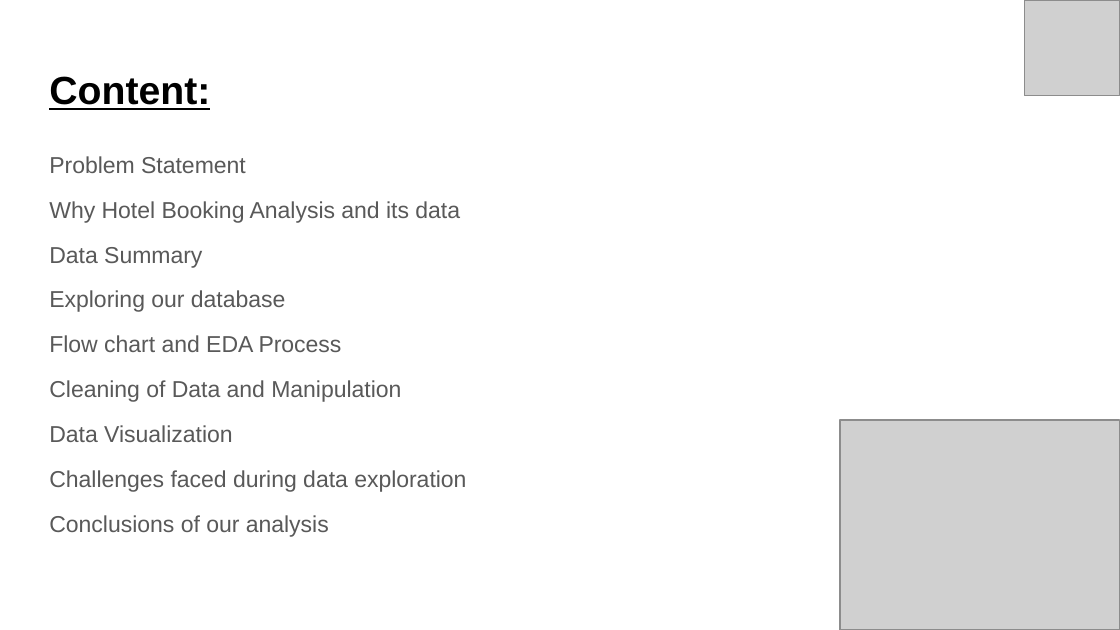
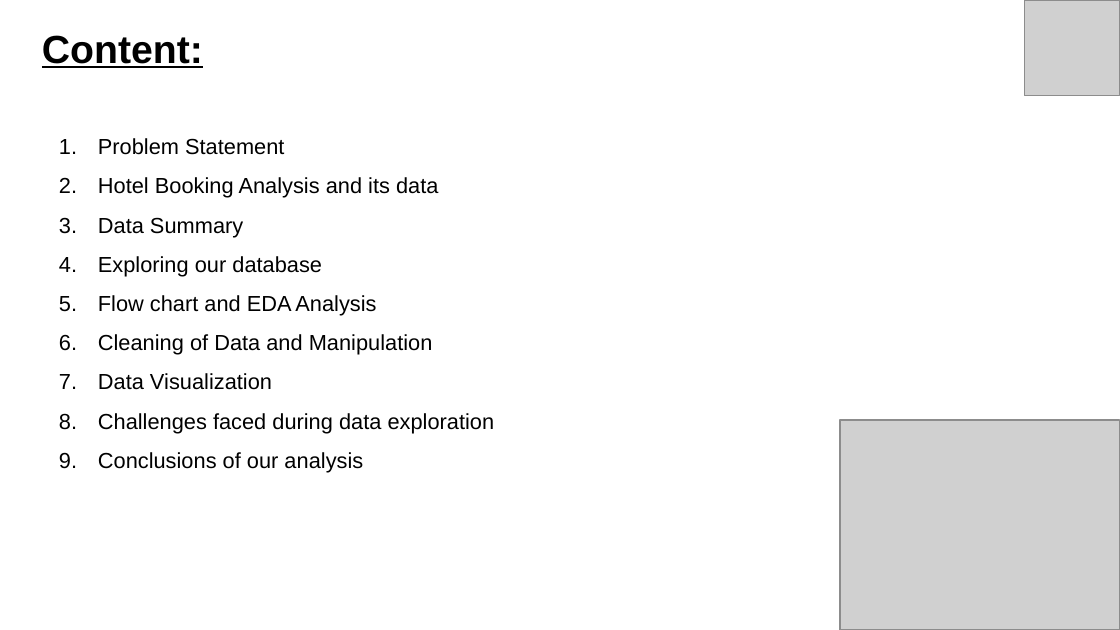
Before and after one commit to mayank021296/Hotel-Booking-Capstone-EDA-PRoject, a slide deck: slide 2 of Hotel Booking.pptx. Drawn at 1120x630 pixels with LibreOffice and Linux fonts; fonts in the diff are those of the drawing; grey boxes stand for pictures. Boxes give left, top, right and bottom in pixels: in the first picture for what was removed or moved away, otherwise in the second. Text is boxed around its words. In the diff, an @@ line names an element or a change of style, - is before the commit and + after.

```diff
--- a/Hotel Booking.pptx
+++ b/Hotel Booking.pptx
@@ title "Content:": place and size @@
-title "Content:" at <box>49,76,210,110</box>
+title "Content:" at <box>42,35,203,68</box>
@@ text "Problem Statement": place and size @@
-text "Problem Statement" at <box>49,156,466,537</box>
+text "Problem Statement" at <box>98,138,495,473</box>
@@ text at <box>98,138,495,473</box>: size 14.8 to 14 pt, text colour #595959 to #000000 in "Problem Statement", "Data Summary", "Exploring our database", "Cleaning of Data and Manipulation" and 3 more places; bullet none to 1.; line spacing 0.95 to 1.5; less space between paragraphs @@
@@ text at <box>98,177,438,198</box>: text changed; size 14.8 to 14 pt; text colour #595959 to #000000 @@
-Why Hotel Booking Analysis and its data
+2. Hotel Booking Analysis and its data
@@ text at <box>98,295,376,316</box>: text changed; size 14.8 to 14 pt; text colour #595959 to #000000 @@
-Flow chart and EDA Process
+5. Flow chart and EDA Analysis
```
Also in this commit, not shown: 26 other slides changed, 4 slides added, 3 slides removed.
